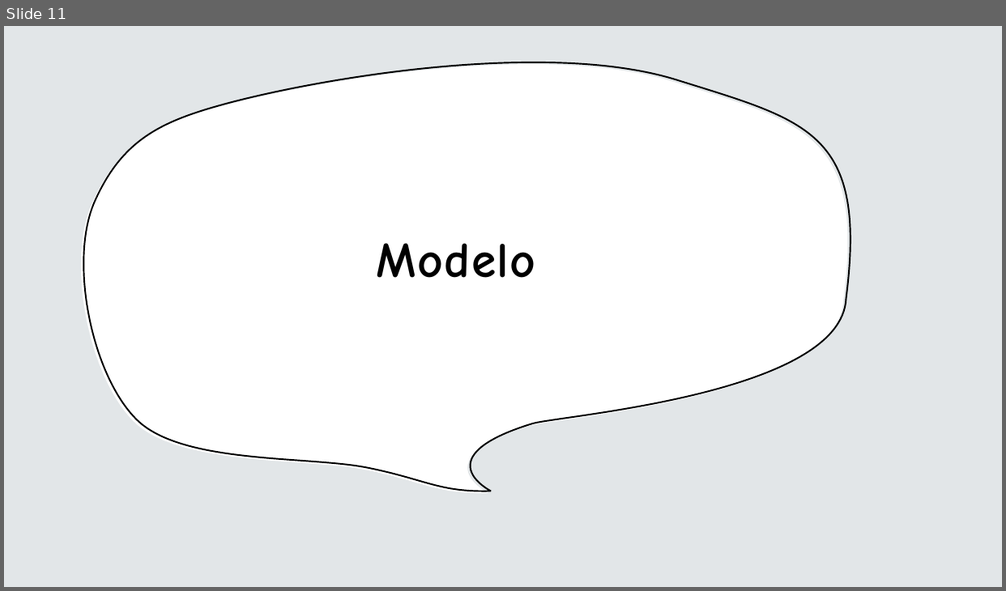
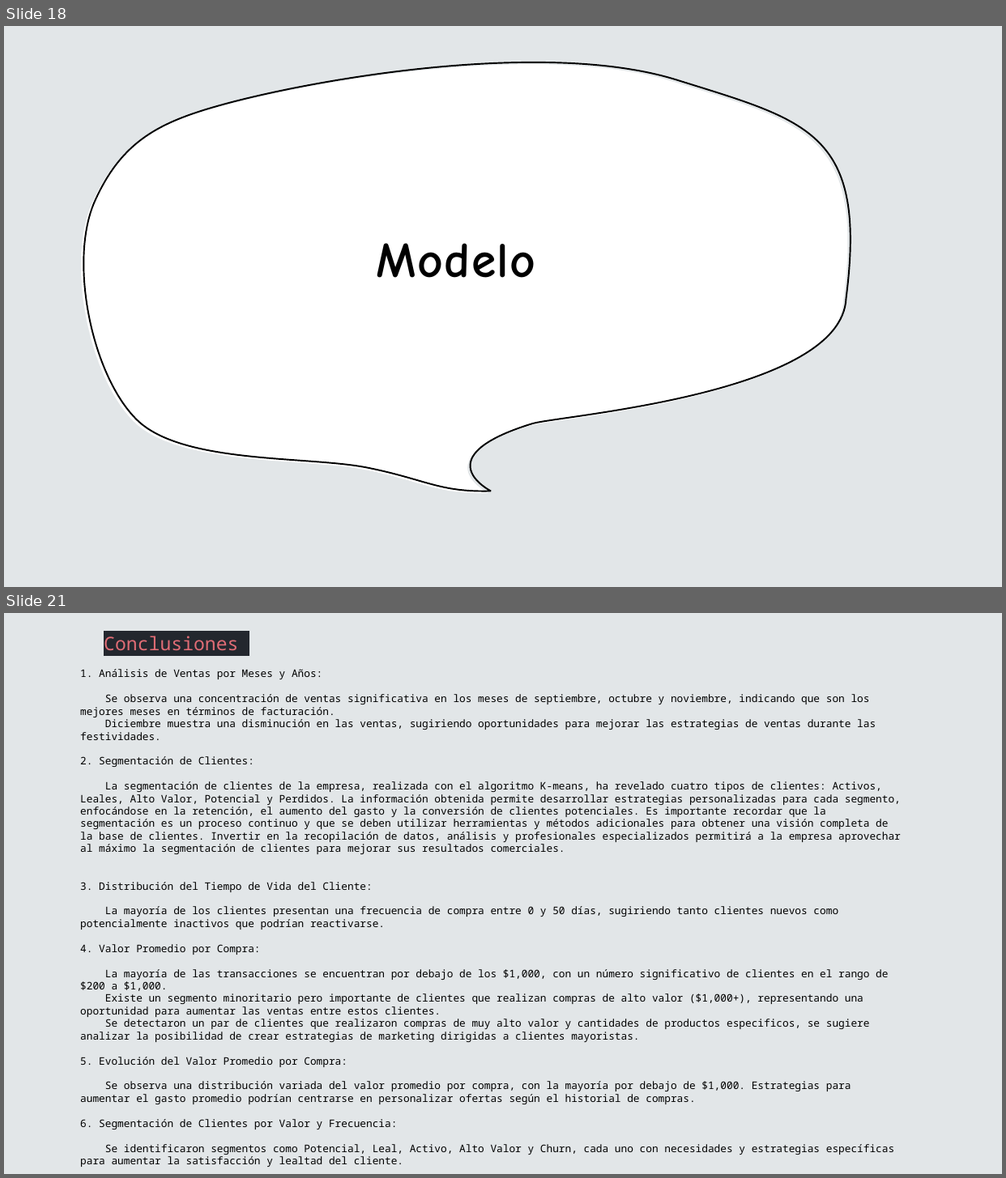
Before and after one commit to kelvin-lab/Customer-Segmentation-CLTV-Retail, a slide deck: Data/static/Esqueleto.pptx. Shown one above the other, each under a label of ours: slide 11 before the commit, slides 18 and 21 after it; the slides between them are not shown. The pictures are 1006x591 and 1006x1178 pixels, drawn with LibreOffice and Linux fonts; fonts in the diff are those of the drawing. Boxes give left, top, right and bottom in pixels: in the first picture for what was removed or moved away, otherwise in the second. Text is boxed around its words. In the diff, an @@ line names an element or a change of style, - is before the commit and + after.

```diff
--- a/Data/static/Esqueleto.pptx
+++ b/Data/static/Esqueleto.pptx
@@ slide 21 added at (4, 613, 1002, 1174), background #E2E6E8 @@
@@ text added at (104, 636, 238, 650), 18 pt, text #E06C75 @@
+Conclusiones
@@ text added at (80, 669, 901, 1167), 10 pt, text #000000 @@
+1. Análisis de Ventas por Meses y Años:
+Se observa una concentración de ventas significativa en los meses de septiembre, octubre y noviembre, indicando que son los mejores meses en términos de facturación.
+Diciembre muestra una disminución en las ventas, sugiriendo oportunidades para mejorar las estrategias de ventas durante las festividades.
+2. Segmentación de Clientes:
+La segmentación de clientes de la empresa, realizada con el algoritmo K-means, ha revelado cuatro tipos de clientes: Activos, Leales, Alto Valor, Potencial y Perdidos. La información obtenida permite desarrollar estrategias personalizadas para cada segmento, enfocándose en la retención, el aumento del gasto y la conversión de clientes potenciales. Es importante recordar que la segmentación es un proceso continuo y que se deben utilizar herramientas y métodos adicionales para obtener una visión completa de la base de clientes. Invertir en la recopilación de datos, análisis y profesionales especializados permitirá a la empresa aprovechar al máximo la segmentación de clientes para mejorar sus resultados comerciales.
+3. Distribución del Tiempo de Vida del Cliente:
+La mayoría de los clientes presentan una frecuencia de compra entre 0 y 50 días, sugiriendo tanto clientes nuevos como potencialmente inactivos que podrían reactivarse.
+4. Valor Promedio por Compra:
+La mayoría de las transacciones se encuentran por debajo de los $1,000, con un número significativo de clientes en el rango de $200 a $1,000.
+Existe un segmento minoritario pero importante de clientes que realizan compras de alto valor ($1,000+), representando una oportunidad para aumentar las ventas entre estos clientes.
+Se detectaron un par de clientes que realizaron compras de muy alto valor y cantidades de productos especificos, se sugiere analizar la posibilidad de crear estrategias de marketing dirigidas a clientes mayoristas.
+5. Evolución del Valor Promedio por Compra:
+Se observa una distribución variada del valor promedio por compra, con la mayoría por debajo de $1,000. Estrategias para aumentar el gasto promedio podrían centrarse en personalizar ofertas según el historial de compras.
+6. Segmentación de Clientes por Valor y Frecuencia:
+Se identificaron segmentos como Potencial, Leal, Activo, Alto Valor y Churn, cada uno con necesidades y estrategias específicas para aumentar la satisfacción y lealtad del cliente.
@@ what was slide 11 is now slide 18 @@
```
Also in this commit, not shown: 1 slide changed, 10 other slides added, 3 slides removed, 1 other file.
